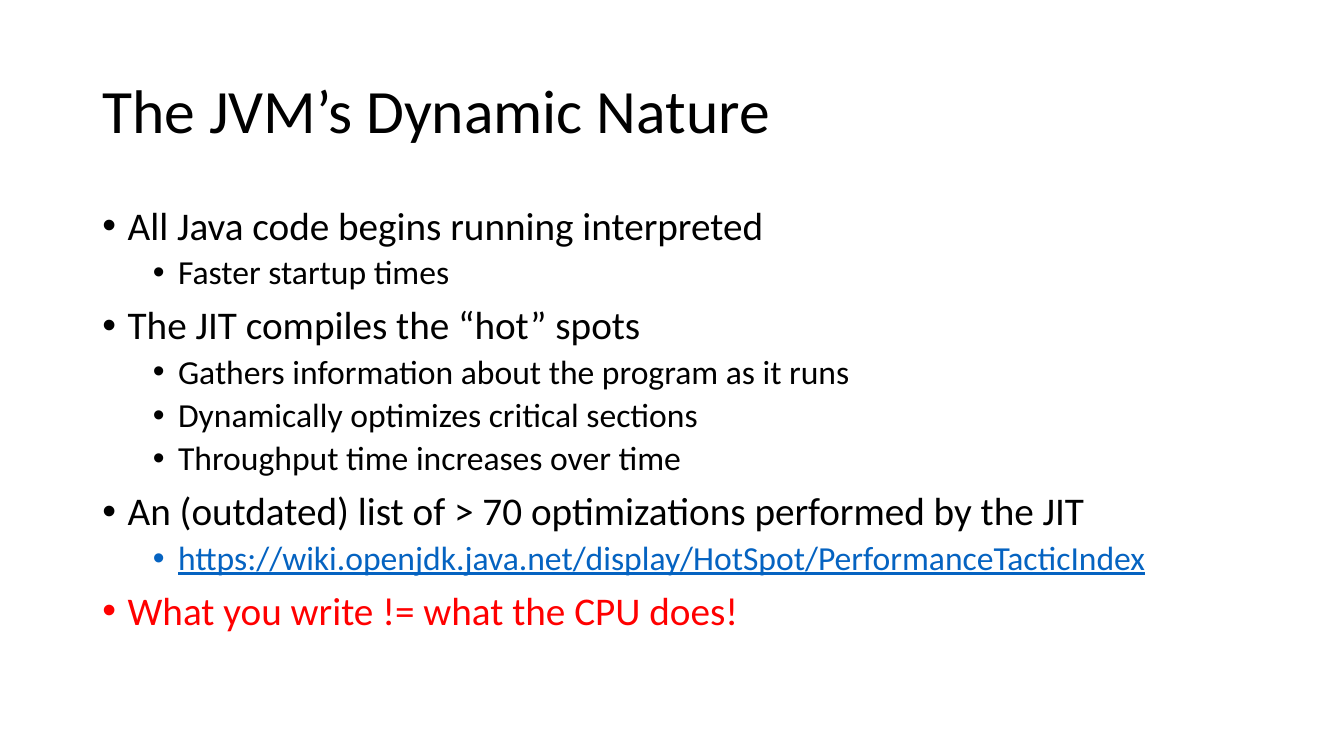
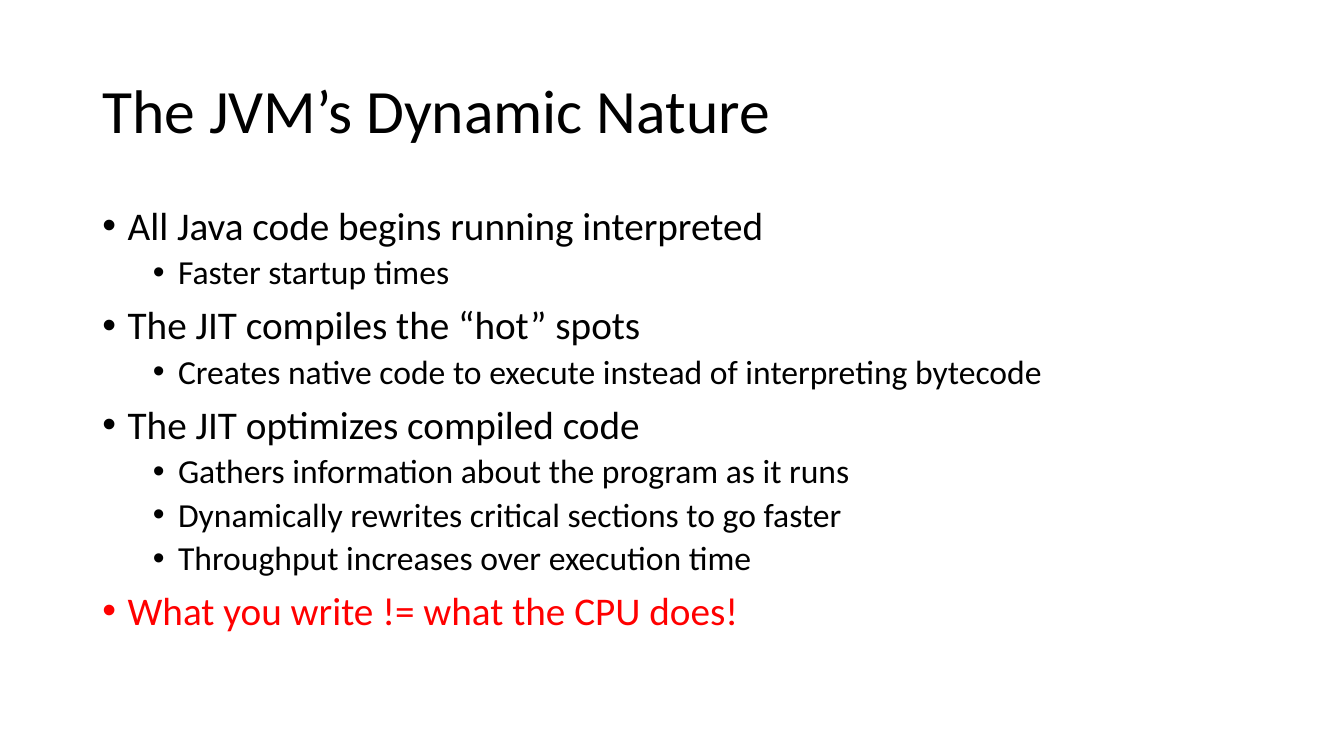
Before and after one commit to tresat/JMH-Presentation, a slide deck: slide 5 of doc/slides.pptx. Drawn at 1344x756 pixels with LibreOffice and Linux fonts; fonts in the diff are those of the drawing. Boxes give left, top, right and bottom in pixels: in the first picture for what was removed or moved away, otherwise in the second. Text is boxed around its words. In the diff, an @@ line names an element or a change of style, - is before the commit and + after.

```diff
--- a/doc/slides.pptx
+++ b/doc/slides.pptx
@@ text at (128, 360, 1041, 446): paragraphs added @@
+  • Creates native code to execute instead of interpreting bytecode
+• The JIT optimizes compiled code
@@ text at (178, 503, 842, 576): text changed @@
-  • Dynamically optimizes critical sections
-  • Throughput time increases over time
-• An (outdated) list of > 70 optimizations performed by the JIT
-  • https://wiki.openjdk.java.net/display/HotSpot/PerformanceTacticIndex
+  • Dynamically rewrites critical sections to go faster
+  • Throughput increases over execution time
```
Also in this commit, not shown: 18 other slides changed, 6 slides added, 5 slides removed, 11 other files.
